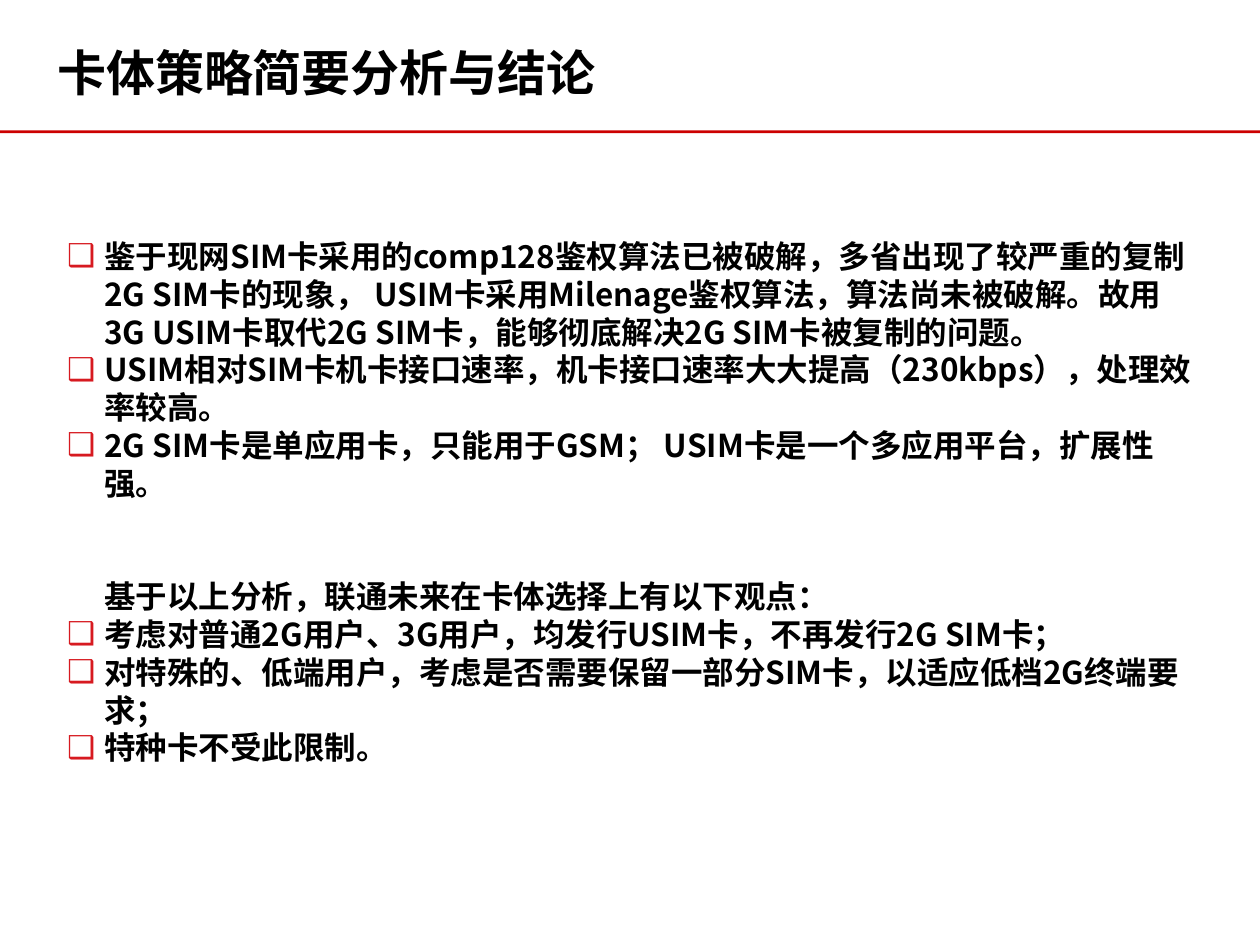
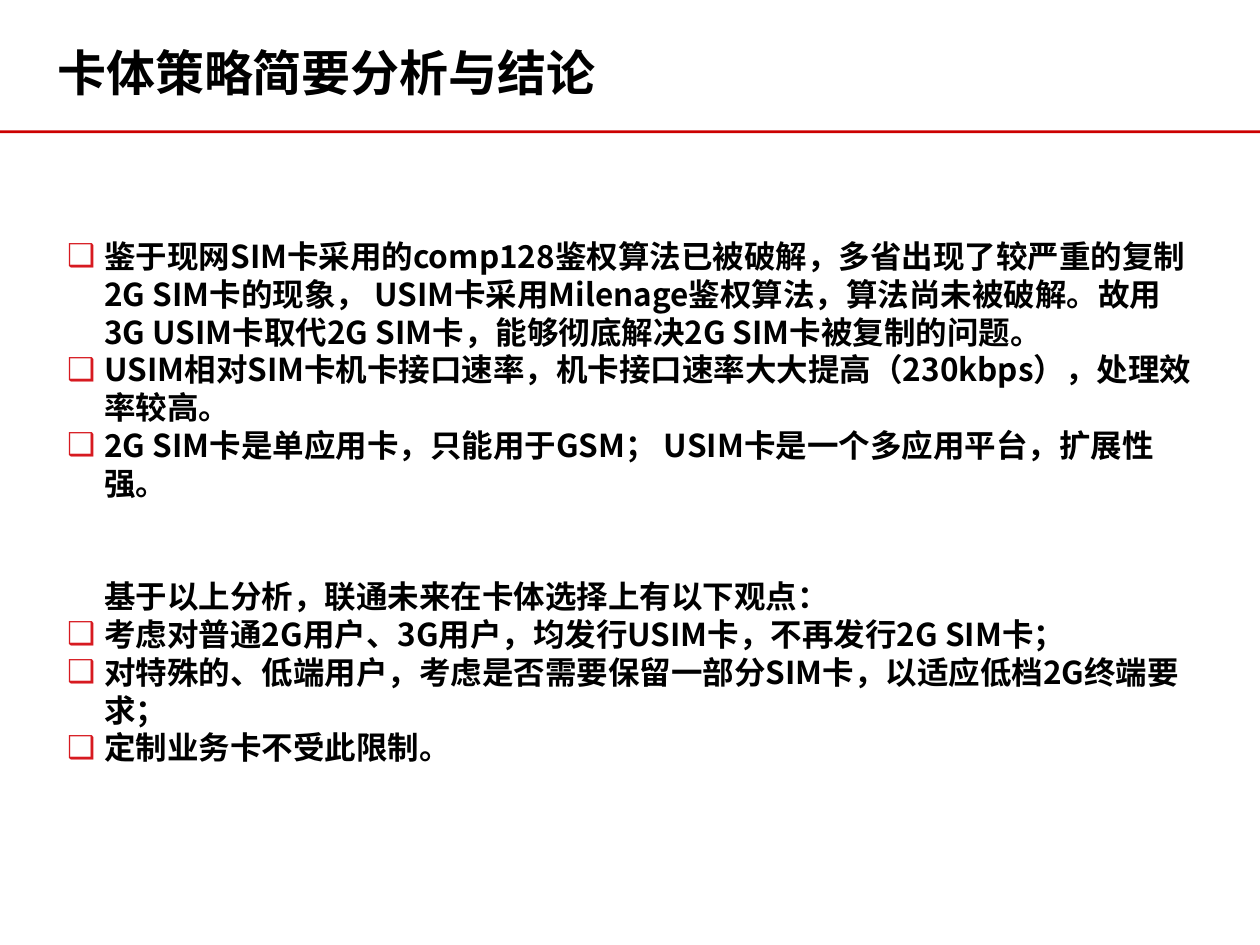
Before and after one commit to momo1101/unicardsrch, a slide deck: slide 33 of 软课题文本/软课题-中国联通电信卡业务及策略研究.ppt. Drawn at 1260x945 pixels with LibreOffice and Linux fonts; fonts in the diff are those of the drawing; background and template pictures are left out. Boxes give left, top, right and bottom in pixels: in the first picture for what was removed or moved away, otherwise in the second. Text is boxed around its words. In the diff, an @@ line names an element or a change of style, - is before the commit and + after.

```diff
--- a/软课题文本/软课题-中国联通电信卡业务及策略研究.ppt
+++ b/软课题文本/软课题-中国联通电信卡业务及策略研究.ppt
@@ text at (104,727,450,762): text changed @@
-❑ 特种卡不受此限制。
+❑ 定制业务卡不受此限制。
```
Also in this commit, not shown: 10 other slides changed, 6 slides removed.
